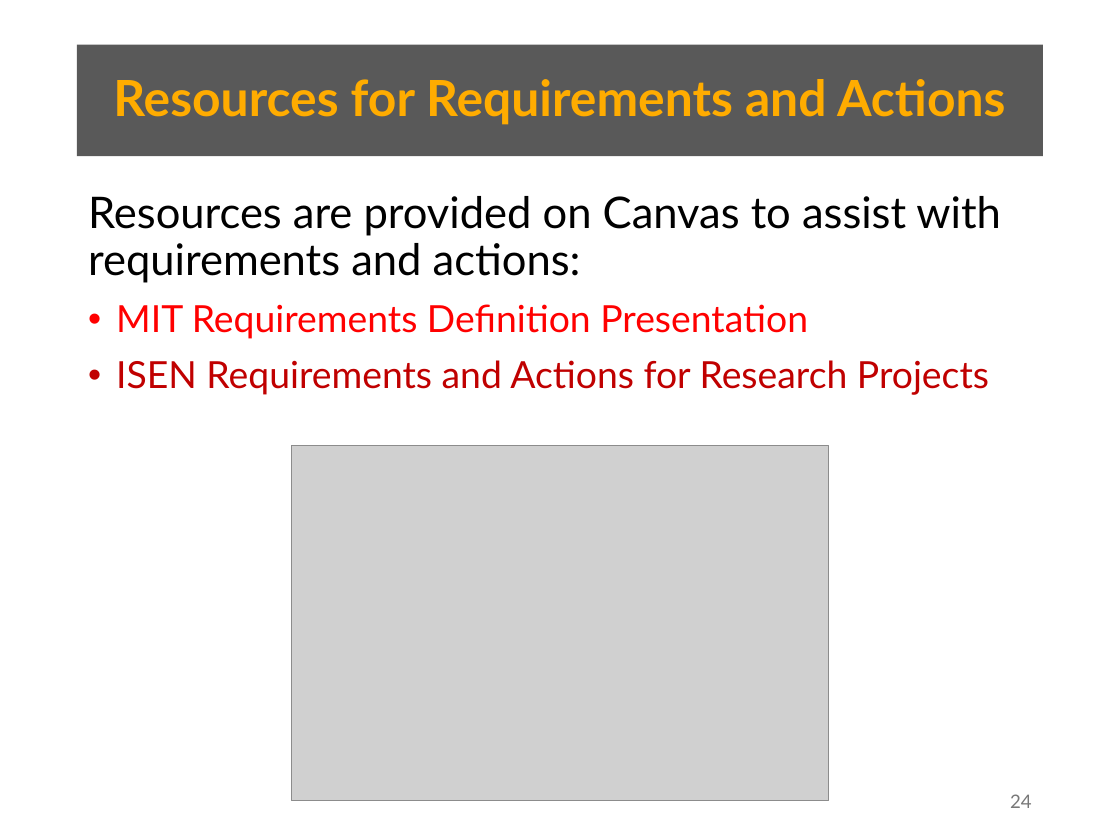
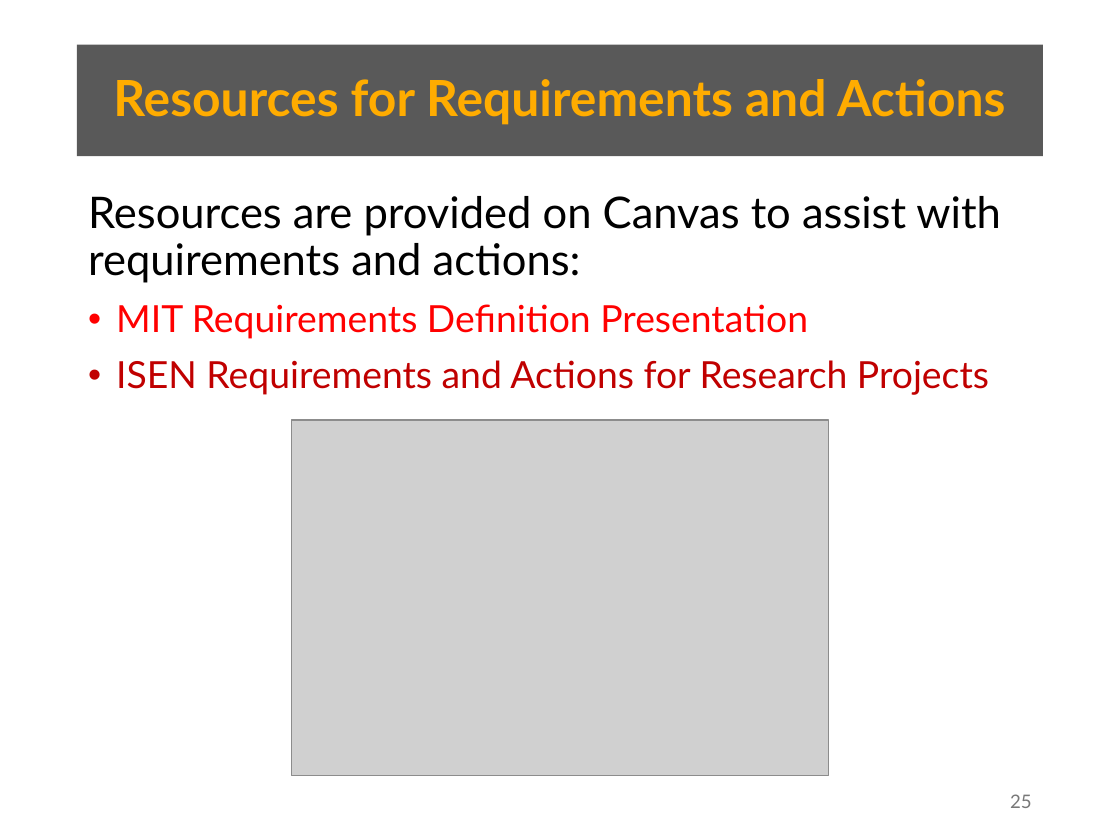
Before and after one commit to abuabara/abuabara.github.io, a slide deck: slide 25 of DAEN460S26/week6.pptx (slide 24 before the commit). Drawn at 1120x840 pixels with LibreOffice and Linux fonts; fonts in the diff are those of the drawing; grey boxes stand for pictures. Boxes give left, top, right and bottom in pixels: in the first picture for what was removed or moved away, otherwise in the second. Text is boxed around its words. In the diff, an @@ line names an element or a change of style, - is before the commit and + after.

```diff
--- a/DAEN460S26/week6.pptx
+++ b/DAEN460S26/week6.pptx
@@ picture: place and size @@
-picture at (291, 446, 829, 802)
+picture at (291, 420, 829, 776)
@@ page number at (1010, 794, 1032, 808): text changed @@
-24
+25
```
Also in this commit, not shown: 7 other slides changed, 2 slides added, 1 slide removed, 1 other file.
